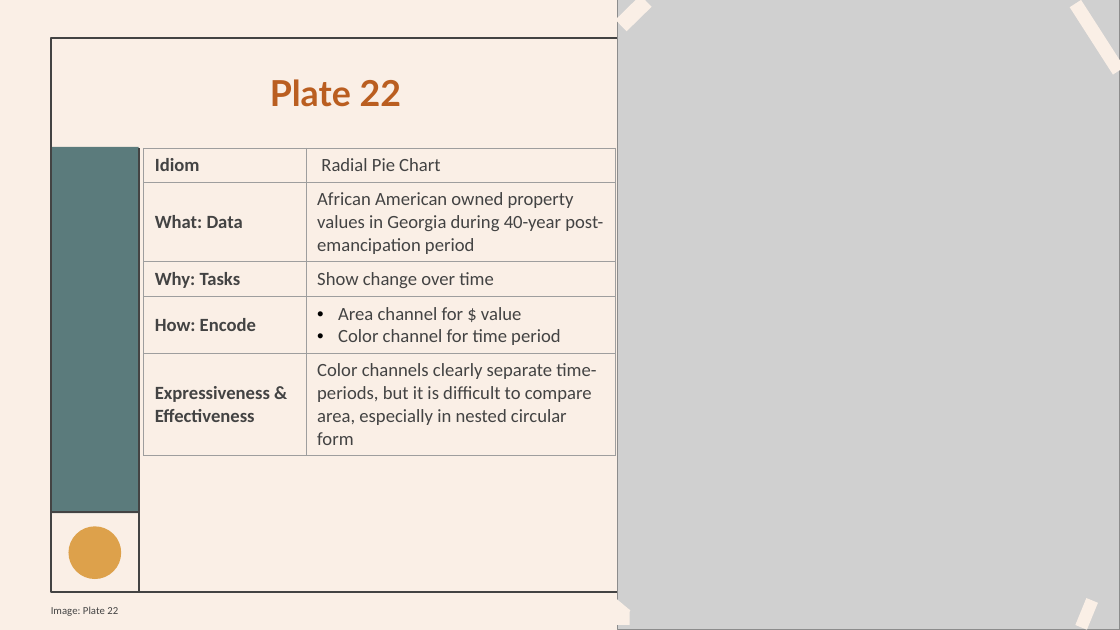
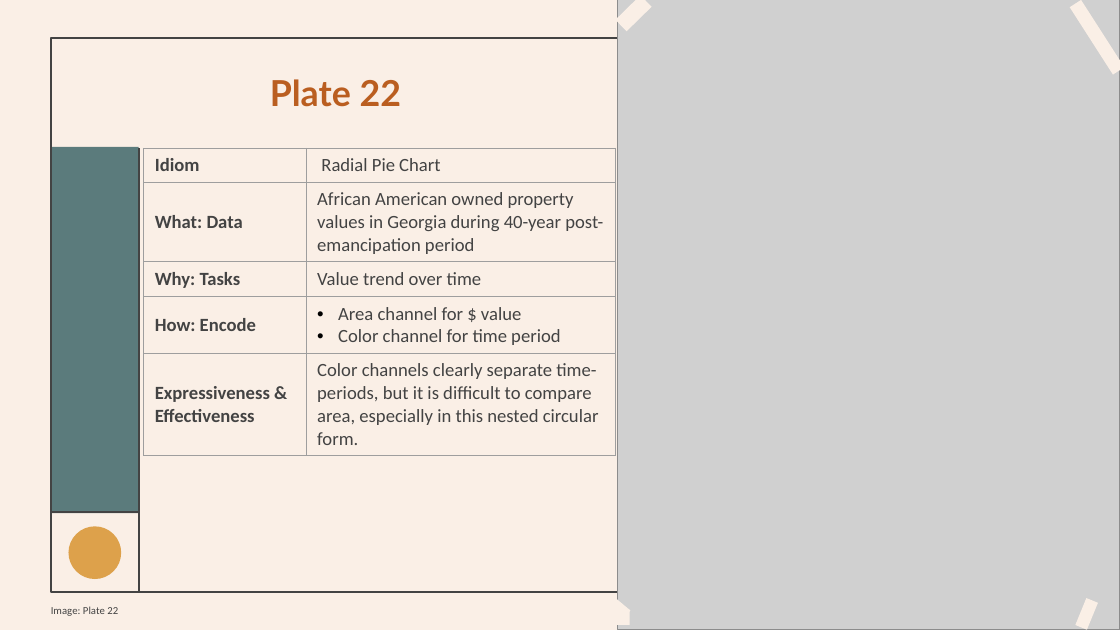
Before and after one commit to gojandrooo/DSE-241-data-viz, a slide deck: slide 4 of exercises/exercise 5/DSE-241 - Exercise 5 - AH.pptx. Drawn at 1120x630 pixels with LibreOffice and Linux fonts; fonts in the diff are those of the drawing; grey boxes stand for pictures; background and template pictures are left out. Boxes give left, top, right and bottom in pixels: in the first picture for what was removed or moved away, otherwise in the second. Text is boxed around its words. In the diff, an @@ line names an element or a change of style, - is before the commit and + after.

```diff
--- a/exercises/exercise 5/DSE-241 - Exercise 5 - AH.pptx
+++ b/exercises/exercise 5/DSE-241 - Exercise 5 - AH.pptx
@@ table at [143,149,615,475] @@
-row 3, column 2: Show change over time
+row 3, column 2: Value trend over time
-row 5, column 2: Color channels clearly separate time-periods, but it is difficult to compare area, especially in nested circular form
+row 5, column 2: Color channels clearly separate time-periods, but it is difficult to compare area, especially in this nested circular form.
```
Also in this commit, not shown: 3 other slides changed, 1 other file.
